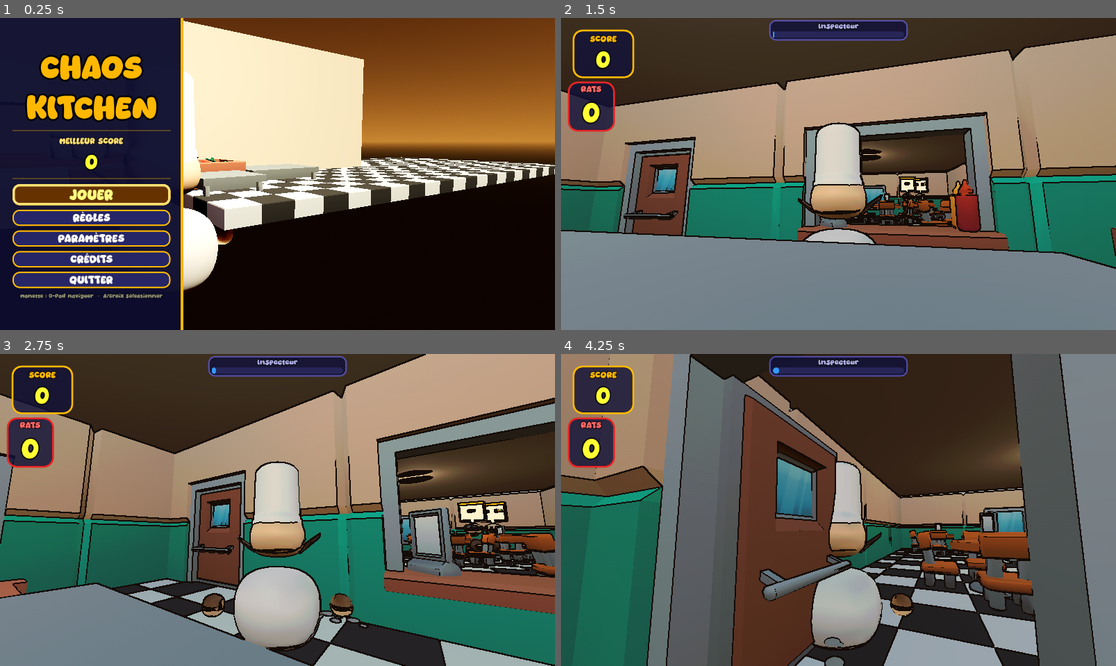
Above: before the commit, frames 1-4 (two rows, left to right).
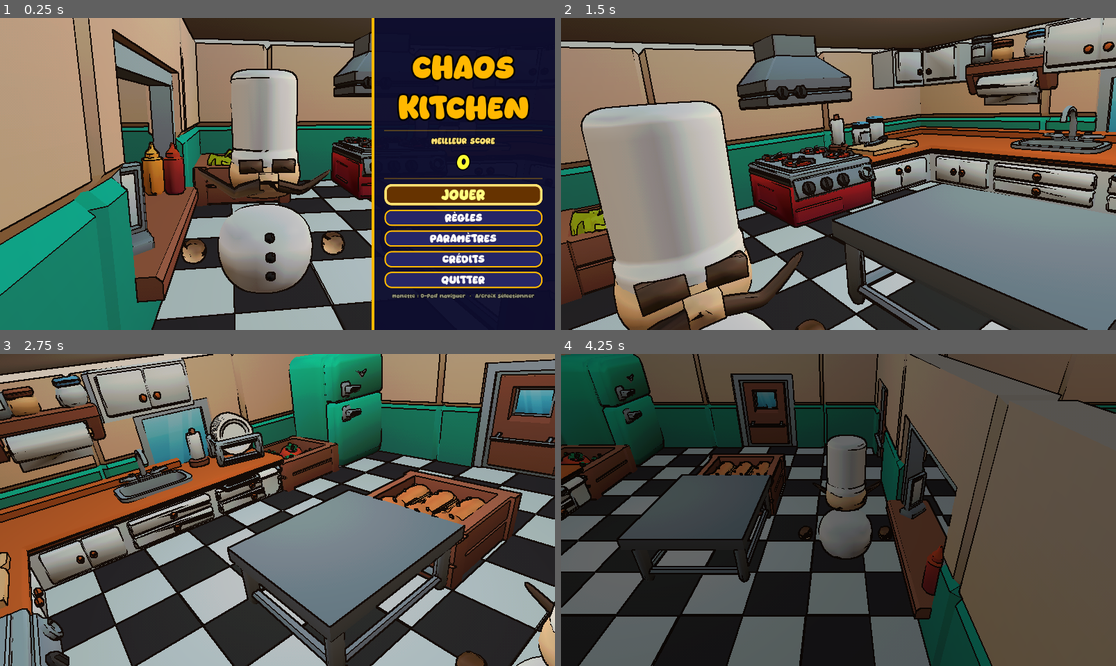
Above: after the commit, the same moments.

Repository: Alexandre74739/Chaos-Kitchen
Game: Godot game, scene res://scenes/main_menu.tscn
Two runs of this game, one before a commit and one after it. Both use one fixed random seed, a clock stepped at 60 frames per second and the inputs below.
Inputs (mouse positions are in pixels of both pictures, inside the frame that each line leads up to):
- Up to frame 1 (0.25 s): no input
- Up to frame 2 (1.5 s): click "JOUER" at 0.5 s; move the mouse to (866, 174) at 1.27 s; hold W (move_forward) from 1.28 s (still down); hold E (interact) from 1.28 s (still down)
- Up to frame 3 (2.75 s): keep holding W (move_forward); move the mouse to (249, 510) at 2.02 s; release E (interact) at 2.03 s; click (249, 510) at 2.1 s
- Up to frame 4 (4.25 s): keep holding W (move_forward); move the mouse to (849, 503) at 2.77 s; hold E (interact) 2.78-3.53 s; move the mouse to (832, 516) at 3.52 s; click (832, 516) at 3.6 s

The runs differ from the first frame. In frame 1, 99% of the frame differs, in the area x 0-100%, y 0-100%; in frame 2, 84%; in frame 3, 93%; in frame 4, 85%.

Commit message:
feat: Réorganiser le code du menu principal et améliorer la logique de la caméra

Diff:
--- a/main.tscn
+++ b/main.tscn
@@ -39,7 +39,7 @@
 transform = Transform3D(-4.371139e-08, 0, 1, 0, 1, 0, -1, 0, -4.371139e-08, 0, 0, 0)
 
 [node name="Player" parent="." unique_id=1543036325 instance=ExtResource("2_0xm2m")]
-transform = Transform3D(0.45, 0, 0, 0, 0.45, 0, 0, 0, 0.45, 7.509755, 1.542, -4.5664644)
+transform = Transform3D(0.45, 0, 0, 0, 0.45, 0, 0, 0, 0.45, 7.644882, 1.5, -4.566)
 script = ExtResource("2_h2yge")
 
 [node name="Murs" parent="." unique_id=2103636407 instance=ExtResource("4_1bvp3")]
--- a/scripts/main_menu.gd
+++ b/scripts/main_menu.gd
@@ -1,15 +1,7 @@
 extends Node3D
 
-const FONT              = preload("res://assets/fonts/MatchaCih.ttf")
-const SOL_SCENE         = preload("res://decor/sol.tscn")
-const DECO_SCENE        = preload("res://decor/cuisineDecoAngle.tscn")
-const LUIGI_GLB         = preload("res://assets/Luigi.glb")
-const PLAN_SCENE        = preload("res://entities/items/plan_travail.tscn")
-const BAC_PAIN_SCENE    = preload("res://decor/bacPain.tscn")
-const BAC_TOMATE_SCENE  = preload("res://decor/bacTomate.tscn")
-const BAC_VIANDE_SCENE  = preload("res://decor/bacViande.tscn")
-const FRIDGE_SCENE      = preload("res://assets/fridge_A.fbx")
-const TABLE_SCENE       = preload("res://assets/kitchentable_A_large.fbx")
+const FONT       = preload("res://assets/fonts/MatchaCih.ttf")
+const MAIN_SCENE = preload("res://main.tscn")
 
 const C_BG    := Color(0.05, 0.05, 0.18, 0.96)
 const C_OR    := Color(1.0,  0.72, 0.0,  1.0)
@@ -23,11 +15,13 @@
 var _btn_jouer         : Button          = null
 var _btn_overlay_focus : Control         = null
 var _scroll_actif      : ScrollContainer = null
+var _panneau_gauche    : Control         = null
+var _cam               : Camera3D        = null
+var _cam_end_transform : Transform3D
 
 func _process(delta: float) -> void:
 	if _scroll_actif == null or not _scroll_actif.is_inside_tree():
 		return
-	# Ne pas scroller quand un slider a le focus (le D-pad ajuste sa valeur)
 	if get_viewport().gui_get_focus_owner() is HSlider:
 		return
 	var axis : float = Input.get_joy_axis(0, JOY_AXIS_LEFT_Y)
@@ -42,168 +36,56 @@
 
 
 func _ready() -> void:
+	_setup_backdrop()
 	Input.set_mouse_mode(Input.MOUSE_MODE_VISIBLE)
-	_setup_world()
-	_setup_player()
 	_setup_camera()
 	_setup_ui()
 
-# ── MONDE 3D ──────────────────────────────────────────────────────
-
-func _setup_world() -> void:
-	var sky_mat = ProceduralSkyMaterial.new()
-	sky_mat.sky_top_color        = Color(0.28, 0.16, 0.07)
-	sky_mat.sky_horizon_color    = Color(0.62, 0.42, 0.18)
-	sky_mat.ground_horizon_color = Color(0.62, 0.42, 0.18)
-	sky_mat.ground_bottom_color  = Color(0.12, 0.08, 0.04)
-	var sky = Sky.new()
-	sky.sky_material = sky_mat
-	var env = Environment.new()
-	env.background_mode      = Environment.BG_SKY
-	env.sky                  = sky
-	env.ambient_light_source = Environment.AMBIENT_SOURCE_SKY
-	env.ambient_light_energy = 0.75
-	env.tonemap_mode         = Environment.TONE_MAPPER_ACES
-	var we = WorldEnvironment.new()
-	we.environment = env
-	add_child(we)
-
-	var sun = DirectionalLight3D.new()
-	sun.rotation_degrees = Vector3(-48.0, 28.0, 0.0)
-	sun.light_color      = Color(1.0, 0.94, 0.80)
-	sun.light_energy     = 1.5
-	sun.shadow_enabled   = false
-	add_child(sun)
-
-	var omni = OmniLight3D.new()
-	omni.position     = Vector3(2.0, 5.0, 1.5)
-	omni.light_color  = Color(1.0, 0.92, 0.72)
-	omni.light_energy = 2.5
-	omni.omni_range   = 18.0
-	add_child(omni)
-
-	var omni2 = OmniLight3D.new()
-	omni2.position     = Vector3(-3.0, 4.0, 4.0)
-	omni2.light_color  = Color(0.85, 0.90, 1.0)
-	omni2.light_energy = 0.9
-	omni2.omni_range   = 12.0
-	add_child(omni2)
-
-	# Murs de fond et latéral
-	var wall_mat = StandardMaterial3D.new()
-	wall_mat.albedo_color = Color(0.88, 0.82, 0.70, 1.0)
-	wall_mat.roughness    = 0.88
-
-	var wall_back = MeshInstance3D.new()
-	var back_mesh = PlaneMesh.new()
-	back_mesh.size        = Vector2(22.0, 7.5)
-	back_mesh.orientation = PlaneMesh.FACE_Z
-	wall_back.mesh              = back_mesh
-	wall_back.material_override = wall_mat
-	wall_back.position          = Vector3(2.0, 3.0, -5.5)
-	add_child(wall_back)
-
-	var wall_left = MeshInstance3D.new()
-	var left_mesh = PlaneMesh.new()
-	left_mesh.size        = Vector2(10.0, 7.5)
-	left_mesh.orientation = PlaneMesh.FACE_X
-	wall_left.mesh              = left_mesh
-	wall_left.material_override = wall_mat
-	wall_left.position          = Vector3(-5.5, 3.0, 0.0)
-	add_child(wall_left)
-
-	# Sol
-	var sol = SOL_SCENE.instantiate()
-	sol.rotation_degrees.y = 90.0
-	sol.position           = Vector3(2.0, 0.0, 0.0)
-	add_child(sol)
-
-	# Coin cuisine (comptoirs, plaque, hotte, évier) — fond gauche
-	var deco = DECO_SCENE.instantiate()
-	deco.position = Vector3(-3.5, 0.0, -4.0)
-	add_child(deco)
-
-	# Réfrigérateur contre le mur gauche — bien visible depuis la caméra
-	var fridge = FRIDGE_SCENE.instantiate()
-	fridge.position           = Vector3(-4.5, 0.0, -2.5)
-	fridge.rotation_degrees.y = 90.0
-	add_child(fridge)
-
-	# Grande table de cuisine — arrière droit
-	var table = TABLE_SCENE.instantiate()
-	table.position = Vector3(5.0, 0.0, -3.0)
-	add_child(table)
-
-	# Plan de travail — juste derrière le player, au centre
-	var plan = PLAN_SCENE.instantiate()
-	plan.position = Vector3(1.5, 0.0, -2.0)
-	add_child(plan)
-
-	# Bacs d'ingrédients — sur le plan de travail et aux alentours
-	var bac_pain = BAC_PAIN_SCENE.instantiate()
-	bac_pain.position = Vector3(0.5, 0.5, -3.0)
-	add_child(bac_pain)
-
-	var bac_tomate = BAC_TOMATE_SCENE.instantiate()
-	bac_tomate.position = Vector3(2.5, 0.5, -3.5)
-	add_child(bac_tomate)
-
-	var bac_viande = BAC_VIANDE_SCENE.instantiate()
-	bac_viande.position = Vector3(-0.8, 0.5, -3.2)
-	add_child(bac_viande)
-
-
-func _setup_player() -> void:
-	var pivot = Node3D.new()
-	pivot.name       = "PlayerDisplay"
-	pivot.position   = Vector3(3.2, 0.0, 0.5)
-	pivot.rotation.y = PI + 0.30
-	add_child(pivot)
-
-	var luigi = LUIGI_GLB.instantiate()
-	luigi.scale = Vector3(0.62, 0.62, 0.62)
-	luigi.transform.basis = Basis(
-		Vector3(-4.3711392e-08, 0.0, 1.0),
-		Vector3(0.0,            1.0, 0.0),
-		Vector3(-1.0,           0.0, -4.3711392e-08)
-	)
-	luigi.position = Vector3(0.0, -0.4823, 0.0)
-	pivot.add_child(luigi)
-
-	var lib   = AnimationLibrary.new()
-	var reset = Animation.new()
-	reset.length = 0.001
-	var tr = reset.add_track(Animation.TYPE_VALUE)
-	reset.track_set_path(tr, NodePath(".:position"))
-	reset.track_insert_key(tr, 0.0, Vector3.ZERO)
-	lib.add_animation("RESET", reset)
-
-	var idle = Animation.new()
-	idle.resource_name = "idle_organic"
-	idle.length        = 2.0
-	idle.loop_mode     = Animation.LOOP_LINEAR
-	var ti = idle.add_track(Animation.TYPE_VALUE)
-	idle.track_set_path(ti, NodePath(".:position"))
-	idle.track_set_interpolation_type(ti, Animation.INTERPOLATION_LINEAR)
-	idle.track_insert_key(ti, 0.0, Vector3(0.0, 0.0,  0.0))
-	idle.track_insert_key(ti, 0.5, Vector3(0.0, 0.05, 0.0))
-	idle.track_insert_key(ti, 1.0, Vector3(0.0, 0.0,  0.0))
-	idle.track_insert_key(ti, 1.5, Vector3(0.0, 0.10, 0.0))
-	idle.track_insert_key(ti, 2.0, Vector3(0.0, 0.0,  0.0))
-	lib.add_animation("idle_organic", idle)
-
-	var ap = AnimationPlayer.new()
-	ap.add_animation_library("", lib)
-	pivot.add_child(ap)
-	ap.play("idle_organic")
-
+
+# ── BACKDROP : scène de jeu sans logique ──────────────────────────
+
+func _setup_backdrop() -> void:
+	var world = MAIN_SCENE.instantiate()
+	world.set_script(null)
+	var player_node = world.get_node_or_null("Player")
+	if player_node:
+		player_node.set_script(null)
+	add_child(world)
+
+	var anim = world.get_node_or_null("Player/LeanPivot/AnimPlayerGodot")
+	if anim:
+		anim.play("idle_organic")
+
+
+# ── CAMÉRA MENU ───────────────────────────────────────────────────
+# Player en (7.51, 1.54, -4.57) dans main.tscn, face à -Z (cuisine).
+# Vue 3/4 depuis la GAUCHE (-X) et légèrement devant (-Z) :
+#   player apparaît sur la DROITE du cadre → panel UI à droite.
 
 func _setup_camera() -> void:
-	var cam = Camera3D.new()
-	cam.fov      = 52.0
-	cam.position = Vector3(-2.0, 2.0, 7.5)
-	add_child(cam)
-	cam.look_at(Vector3(3.0, 1.1, 0.2), Vector3.UP)
+	# Désactive la caméra du joueur si elle est devenue active
+	for child in get_children():
+		var pc = child.get_node_or_null("Player/CameraRoot/SpringArm3D/Camera3D")
+		if pc:
+			pc.current = false
+			break
+
+	# Vue de face, proche : caméra en Z négatif (devant le player qui regarde -Z),
+	# légèrement décalée en X pour éviter les murs de cuisine.
+	_cam          = Camera3D.new()
+	_cam.fov      = 50.0
+	_cam.position = Vector3(8, 2.5, -8.0)
+	add_child(_cam)
+	_cam.look_at(Vector3(7.51, 1.8, -4.57), Vector3.UP)
+	_cam.current = true
+
+	# Pré-calcul de la transform de fin (vue derrière/dessus le joueur)
+	var helper = Camera3D.new()
+	helper.position = Vector3(7.51, 4.5, 0.5)
+	add_child(helper)
+	helper.look_at(Vector3(7.51, 1.5, -4.57), Vector3.UP)
+	_cam_end_transform = helper.global_transform
+	helper.queue_free()
 
 
 # ── UI ────────────────────────────────────────────────────────────
@@ -226,7 +108,6 @@
 	_sous_panel.visible = false
 	root.add_child(_sous_panel)
 
-	# Focus initial sur JOUER (pour navigation manette)
 	if _btn_jouer:
 		_btn_jouer.call_deferred("grab_focus")
 
@@ -235,13 +116,15 @@
 	var f = get_viewport().get_visible_rect().size.y / 1080.0
 
 	var panel = PanelContainer.new()
-	panel.anchor_right  = 0.33
+	_panneau_gauche     = panel
+	panel.anchor_left   = 0.67
+	panel.anchor_right  = 1.0
 	panel.anchor_bottom = 1.0
 
 	var sty = StyleBoxFlat.new()
-	sty.bg_color           = C_BG
-	sty.border_color       = C_OR
-	sty.border_width_right = 5
+	sty.bg_color          = C_BG
+	sty.border_color      = C_OR
+	sty.border_width_left = 5
 	sty.content_margin_left   = int(44 * f)
 	sty.content_margin_right  = int(44 * f)
 	sty.content_margin_top    = int(60 * f)
@@ -275,7 +158,6 @@
 	btn_quitter.pressed.connect(_on_quitter)
 	vbox.add_child(btn_quitter)
 
-	# Hint manette
 	var hint = _lbl("Manette : D-Pad naviguer  ·  A/Croix sélectionner",
 		int(18 * f), Color(0.75, 0.75, 0.60, 0.75), 3)
 	vbox.add_child(hint)
@@ -286,6 +168,44 @@
 # ── Actions ───────────────────────────────────────────────────────
 
 func _on_jouer() -> void:
+	if _btn_jouer:
+		_btn_jouer.disabled = true
+
+	var tween = create_tween()
+	tween.set_parallel(true)
+
+	# Fondu sortant du panneau
+	if _panneau_gauche:
+		tween.tween_property(_panneau_gauche, "modulate:a", 0.0, 0.8) \
+			.set_trans(Tween.TRANS_SINE).set_ease(Tween.EASE_IN_OUT)
+
+	# Animation FOV
+	tween.tween_property(_cam, "fov", 52.0, 3.5) \
+		.set_trans(Tween.TRANS_SINE).set_ease(Tween.EASE_IN_OUT)
+
+	# Animation de la transform caméra
+	var t0 := _cam.global_transform
+	var t1 := _cam_end_transform
+	tween.tween_method(
+		func(v: float) -> void:
+			_cam.global_transform = t0.interpolate_with(t1, v),
+		0.0, 1.0, 3.5
+	).set_trans(Tween.TRANS_SINE).set_ease(Tween.EASE_IN_OUT)
+
+	await tween.finished
+
+	# Fondu au noir pour masquer le saut de caméra au changement de scène
+	var fade_layer = CanvasLayer.new()
+	fade_layer.layer = 100
+	add_child(fade_layer)
+	var rect = ColorRect.new()
+	rect.color = Color(0, 0, 0, 0)
+	rect.set_anchors_and_offsets_preset(Control.PRESET_FULL_RECT)
+	fade_layer.add_child(rect)
+	var fade = create_tween()
+	fade.tween_property(rect, "color:a", 1.0, 0.35)
+	await fade.finished
+
 	get_tree().change_scene_to_file("res://main.tscn")
 
 func _on_regles() -> void:
@@ -319,9 +239,6 @@
 
 
 # ── Fabrique panneau centré avec scroll ───────────────────────────
-# Retourne [fond_global, outer_vbox, scroll_vbox]
-# outer_vbox  = conteneur principal du panneau (titre, bouton fermer vont ici)
-# scroll_vbox = conteneur à l'intérieur du ScrollContainer (contenu scrollable)
 
 func _creer_panneau_overlay(largeur_px: int, f: float) -> Array:
 	var fond = ColorRect.new()
@@ -374,17 +291,15 @@
 func _construire_regles() -> Control:
 	var f    = get_viewport().get_visible_rect().size.y / 1080.0
 	var base = _creer_panneau_overlay(920, f)
-	var fond       : Control       = base[0]
-	var outer      : VBoxContainer = base[1]
-	var vbox       : VBoxContainer = base[2]
+	var fond       : Control         = base[0]
+	var outer      : VBoxContainer   = base[1]
+	var vbox       : VBoxContainer   = base[2]
 	var scroll     : ScrollContainer = base[3]
 
-	# Titre (fixe, hors scroll)
 	outer.add_child(_lbl("RÈGLES", int(72 * f), C_OR, 10))
 	outer.add_child(_sep(f))
 	outer.add_child(scroll)
 
-	# ── Contenu scrollable ────────────────────────────────
 	vbox.add_child(_entete("OBJECTIF", f))
 	vbox.add_child(_corps("Prépare et livre des burgers aux clients avant\nqu'ils perdent patience !", f))
 	vbox.add_child(_sep(f))
@@ -440,7 +355,6 @@
 		"Game Over si score ≤ −500\n" +
 		"Game Over si 5 clients perdent patience", f))
 
-	# Bouton FERMER (fixe, hors scroll)
 	outer.add_child(_sep(f))
 	var btn = _btn("FERMER", f, false)
 	btn.pressed.connect(_fermer_sous_panel)
@@ -456,10 +370,10 @@
 func _construire_parametres() -> Control:
 	var f    = get_viewport().get_visible_rect().size.y / 1080.0
 	var base = _creer_panneau_overlay(700, f)
-	var fond   : Control          = base[0]
-	var outer  : VBoxContainer    = base[1]
-	var vbox   : VBoxContainer    = base[2]
-	var scroll : ScrollContainer  = base[3]
+	var fond   : Control         = base[0]
+	var outer  : VBoxContainer   = base[1]
+	var vbox   : VBoxContainer   = base[2]
+	var scroll : ScrollContainer = base[3]
 
 	outer.add_child(_lbl("PARAMÈTRES", int(72 * f), C_OR, 10))
 	outer.add_child(_lbl("Régle l'audio et la sensibilité de la caméra",
@@ -467,7 +381,6 @@
 	outer.add_child(_sep(f))
 	outer.add_child(scroll)
 
-	# Volume
 	vbox.add_child(_entete("Volume", f))
 	var init_vol = _db_to_pct(AudioServer.get_bus_volume_db(0))
 	var row_v    = _creer_row_slider(0.0, 100.0, 1.0, init_vol, f)
@@ -481,7 +394,6 @@
 	vbox.add_child(row_v[2])
 	vbox.add_child(_sep(f))
 
-	# Sensibilité souris
 	vbox.add_child(_entete("Sensibilité souris", f))
 	var init_sens = BestScore.get_sensitivity()
 	var row_s     = _creer_row_slider(1.0, 10.0, 0.5, init_sens, f)
@@ -498,10 +410,9 @@
 	var btn = _btn("FERMER", f, false)
 	btn.pressed.connect(_fermer_sous_panel)
 	outer.add_child(btn)
-	_btn_overlay_focus = sl_v  # focus sur le 1er slider à l'ouverture
+	_btn_overlay_focus = sl_v
 	_scroll_actif      = base[3]
 
-	# Navigation D-pad entre sliders et bouton FERMER (configurée après entrée en scène)
 	fond.ready.connect(func():
 		sl_v.focus_neighbor_bottom = sl_v.get_path_to(sl_s)
 		sl_v.focus_neighbor_top    = sl_v.get_path_to(btn)
@@ -675,9 +586,9 @@
 	fill.content_margin_bottom      = int(8 * f)
 	slider.add_theme_stylebox_override("grabber_area",           fill)
 	slider.add_theme_stylebox_override("grabber_area_highlight", fill)
-	slider.add_theme_icon_override("grabber",           _rond(int(22 * f), Color(1, 1, 1)))
-	slider.add_theme_icon_override("grabber_highlight",  _rond(int(26 * f), Color(1.0, 0.9, 0.4)))
-	slider.add_theme_icon_override("grabber_disabled",   _rond(int(22 * f), Color(0.5, 0.5, 0.5)))
+	slider.add_theme_icon_override("grabber",          _rond(int(22 * f), Color(1, 1, 1)))
+	slider.add_theme_icon_override("grabber_highlight", _rond(int(26 * f), Color(1.0, 0.9, 0.4)))
+	slider.add_theme_icon_override("grabber_disabled",  _rond(int(22 * f), Color(0.5, 0.5, 0.5)))
 	hbox.add_child(slider)
 
 	var lbl = Label.new()
